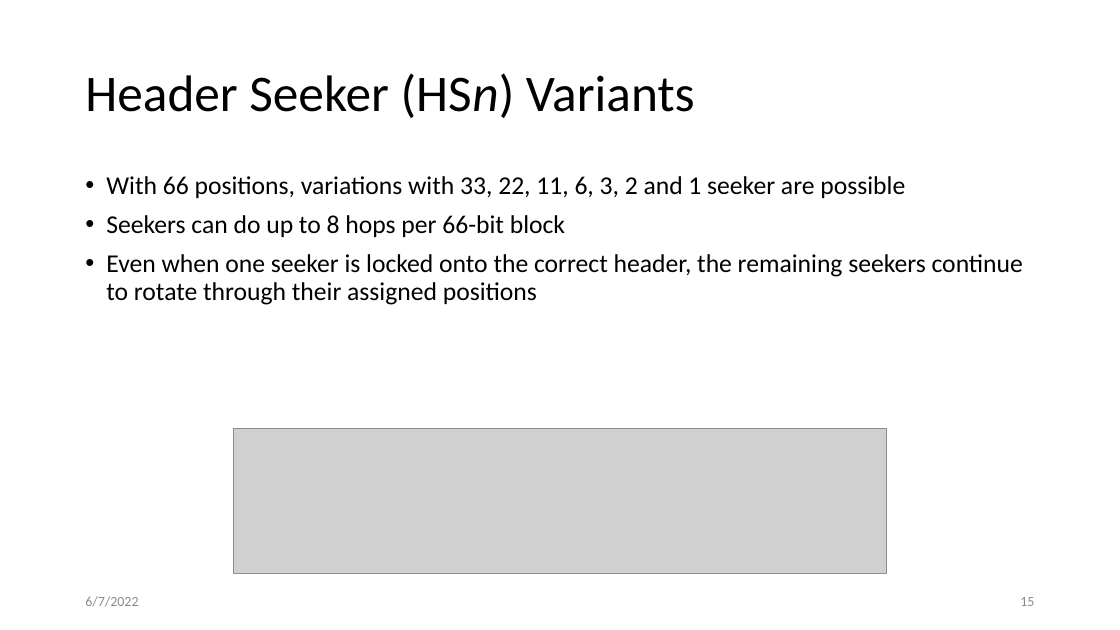
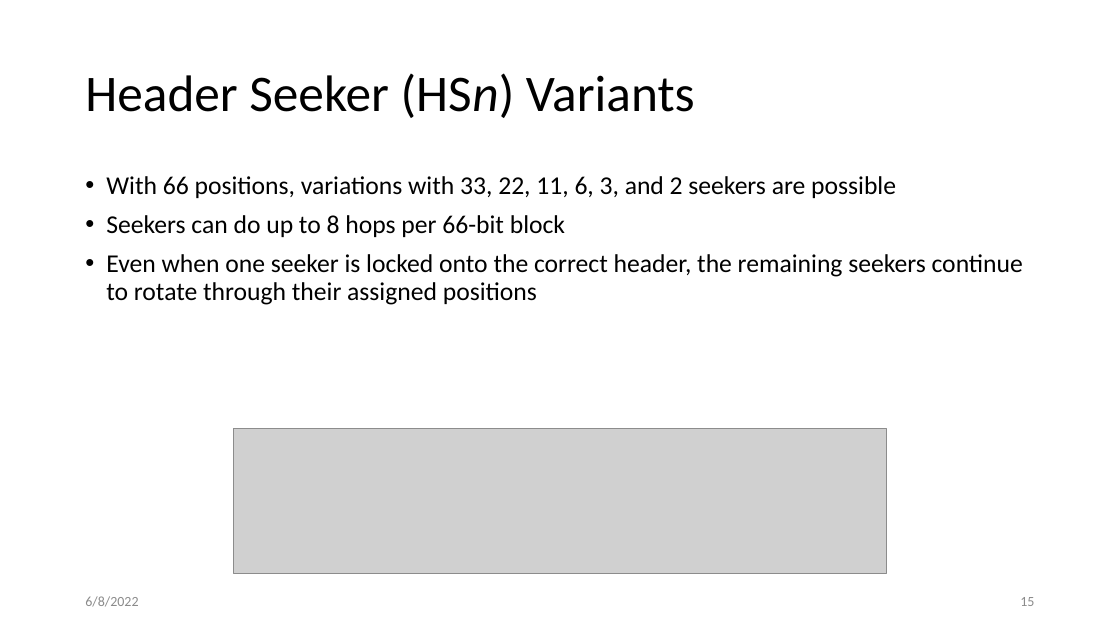
Before and after one commit to AnatoliyMartynyuk/YARR-rx-recovery, a slide deck: slide 15 of docs/thesis/Thesis Defense.pptx. Drawn at 1120x630 pixels with LibreOffice and Linux fonts; fonts in the diff are those of the drawing; grey boxes stand for pictures. Boxes give left, top, right and bottom in pixels: in the first picture for what was removed or moved away, otherwise in the second. Text is boxed around its words. In the diff, an @@ line names an element or a change of style, - is before the commit and + after.

```diff
--- a/docs/thesis/Thesis Defense.pptx
+++ b/docs/thesis/Thesis Defense.pptx
@@ text at (x1=106, y1=176, x2=896, y2=198): text changed @@
-• With 66 positions, variations with 33, 22, 11, 6, 3, 2 and 1 seeker are possible
+• With 66 positions, variations with 33, 22, 11, 6, 3, and 2 seekers are possible
@@ text at (x1=85, y1=596, x2=138, y2=607): text changed @@
-6/7/2022
+6/8/2022
```
Also in this commit, not shown: 27 other slides changed, 1 other file.
